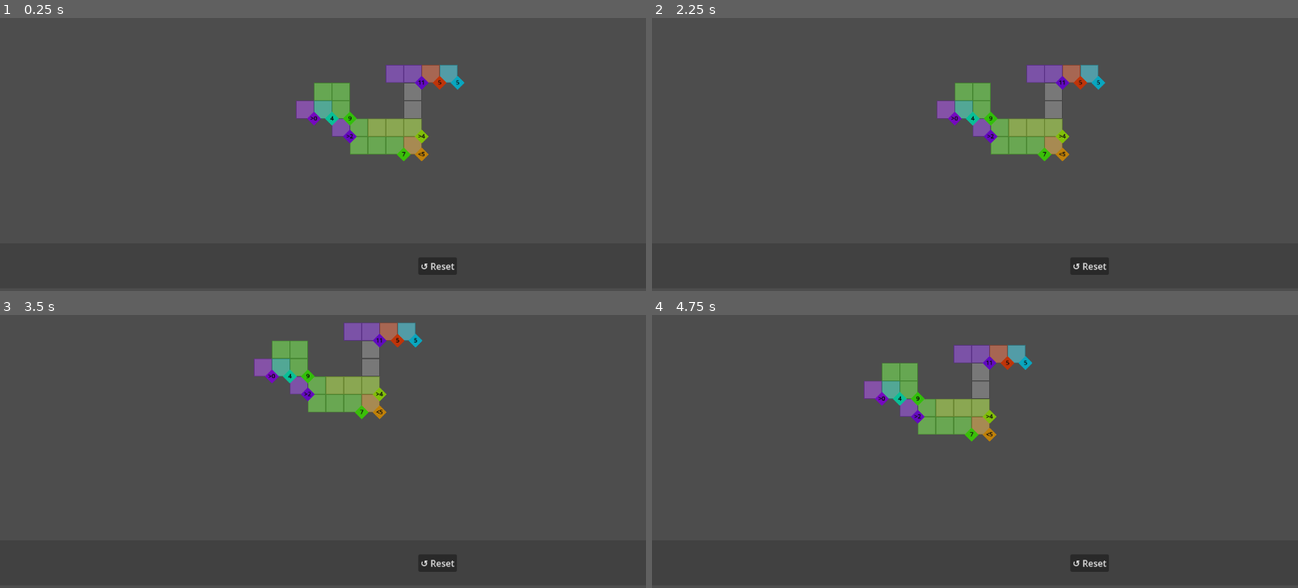
Above: before the commit, frames 1-4 (two rows, left to right).
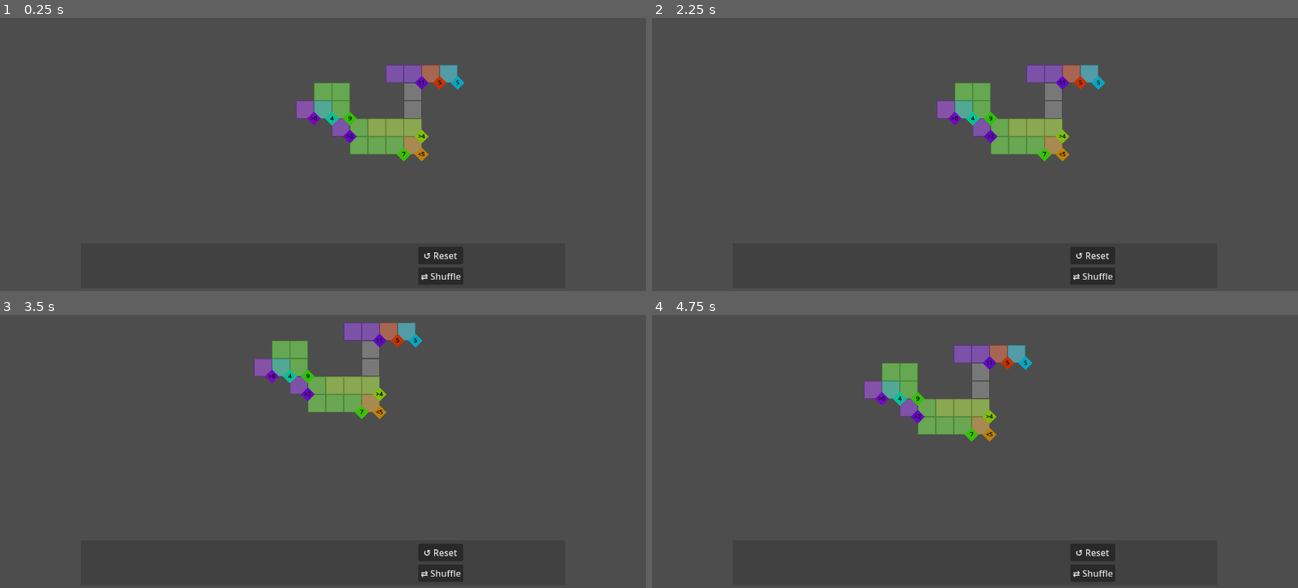
Above: after the commit, the same moments.

Repository: Javen-W/Ritz
Game: Godot game, scene res://game.tscn
Two runs of this game, one before a commit and one after it. Both use one fixed random seed, a clock stepped at 60 frames per second and the inputs below.
Inputs (mouse positions are in pixels of both pictures, inside the frame that each line leads up to):
- Up to frame 1 (0.25 s): no input
- Up to frame 2 (2.25 s): click "↺ Reset" at 0.5 s; click (1091, 277) at 1.25 s, where only the run after the commit has a clickable "⇄ Shuffle"; move the mouse to (891, 266) at 2.02 s; hold Right (ui_right) from 2.03 s (still down); click (891, 266) at 2.17 s
- Up to frame 3 (3.5 s): move the mouse to (277, 563) at 2.77 s; release Right (ui_right) at 2.78 s; hold Down (ui_down) from 2.78 s (still down); click (277, 563) at 2.92 s
- Up to frame 4 (4.75 s): move the mouse to (975, 563) at 3.52 s; release Down (ui_down) at 3.53 s; hold Right (ui_right) 3.53-4.28 s; click (975, 563) at 3.67 s; move the mouse to (1020, 563) at 4.27 s; hold Up (ui_up) from 4.28 s (still down); click (1020, 563) at 4.42 s

The runs differ from the first frame. In frame 1, 0.2% of the frame differs, in the area x 65-72%, y 85-96%; in frame 2, 0.2%; in frame 3, 0.2%; in frame 4, 0.2%.

Commit message:
feat: panel width 75%, shuffle button, initial shuffle, improved logs
Panel (domino_panel.gd):
- Background width = 75% of viewport in world space; recomputed in
  _process only when changed (is_equal_approx guard)
- Add Shuffle button below Reset in a VBoxContainer; shuffle_stack()
  Fisher-Yates randomises domino_stack, resets current_index, sets
  rotation=-PI/2 on all panel dominos, then relayouts
- Defer initial shuffle: first domino_generated sets a flag and calls
  _do_initial_shuffle via call_deferred, running once after all dominos
  are added in the generation frame
- Informative prints: stack size on add/remove, shuffle count, reset count

Domino (domino.gd):
- _on_domino_picked: log [dots1|dots2] and whether unassigned from board
  or picked from panel
- _on_domino_released / _return_to_panel: cleaner placement and return logs

Tile (tile.gd):
- Remove noisy per-tile place_dots print

Game (game.gd):
- Print generation summary (tiles, dominos, constraints, seed)
- _on_domino_assigned: show x/N placed progress
- Win check: only print if all placed or actually won

Co-authored-by: Copilot <223556219+Copilot@users.noreply.github.com>

Diff:
--- a/domino.gd
+++ b/domino.gd
@@ -126,9 +126,12 @@
 	if is_placed:
 		is_placed = false
 		is_from_panel = true
+		print("Domino: Unassigned from board [%d|%d]" % [dots1_value, dots2_value])
 		var panel := get_tree().root.get_node_or_null("Game/DominoPanel") as DominoPanel
 		if panel:
 			panel.add_domino_to_stack(self)
+	else:
+		print("Domino: Picked from panel [%d|%d]" % [dots1_value, dots2_value])
 
 	if self.tile1 != null:
 		self.tile1.remove_dots()
@@ -216,10 +219,11 @@
 
 	# Signal global bus.
 	GameSignalbus.emit_domino_assigned(self)
-
-	# Debug.
-	if self.tile1 and self.tile2:
-		print("Domino placement successful: ", self.tile1.global_position.snappedf(64.0) / 64.0, " ", self.tile2.global_position.snappedf(64.0) / 64.0)
+	print("Domino: Placed [%d|%d] at tiles %s / %s" % [
+		dots1_value, dots2_value,
+		str(self.tile1.global_position / 64.0) if self.tile1 else "?",
+		str(self.tile2.global_position / 64.0) if self.tile2 else "?"
+	])
 
 func _return_to_panel() -> void:
 	if not is_from_panel:
@@ -229,8 +233,9 @@
 	entered_tile2s.clear()
 	is_placed = false
 
-	# Dominoes are already in the game tree, just restore position
+	# Restore to saved panel-local slot position
 	self.position = panel_origin_position
+	print("Domino: Returned to panel [%d|%d]" % [dots1_value, dots2_value])
 	GameSignalbus.emit_domino_unassigned(self)
 
 func _on_domino_selected(domino: Domino) -> void:
--- a/domino_panel.gd
+++ b/domino_panel.gd
@@ -10,47 +10,72 @@
 const PANEL_OFFSET_Y: float = -90.0  # World-space Y offset above camera bottom edge
 const PANEL_HEIGHT: float = 160.0
 
-var _reset_button: Button
+var _bg: Polygon2D
+var _last_bg_width: float = 0.0
+var _button_container: VBoxContainer
+var _shuffle_pending := false
 
 func _ready() -> void:
-	# Background bar spans the full visible width of the viewport
-	var bg := Polygon2D.new()
-	var w := 3000.0
-	bg.polygon = PackedVector2Array([
-		Vector2(-w / 2.0, -PANEL_HEIGHT / 2.0), Vector2(w / 2.0, -PANEL_HEIGHT / 2.0),
-		Vector2(w / 2.0, PANEL_HEIGHT / 2.0), Vector2(-w / 2.0, PANEL_HEIGHT / 2.0)
-	])
-	bg.color = Color(0.25, 0.25, 0.25, 0.85)
-	bg.z_index = -1
-	add_child(bg)
+	_bg = Polygon2D.new()
+	_bg.color = Color(0.25, 0.25, 0.25, 0.85)
+	_bg.z_index = -1
+	add_child(_bg)
 
-	# Reset button lives in a CanvasLayer so it stays in screen space
+	# Buttons live in a CanvasLayer so they stay in screen space
 	var canvas := CanvasLayer.new()
 	canvas.layer = 10
 	add_child(canvas)
-	_reset_button = Button.new()
-	_reset_button.text = "↺ Reset"
-	canvas.add_child(_reset_button)
-	_reset_button.pressed.connect(_on_reset_button_pressed)
+	_button_container = VBoxContainer.new()
+	_button_container.add_theme_constant_override("separation", 6)
+	canvas.add_child(_button_container)
+
+	var reset_btn := Button.new()
+	reset_btn.text = "↺ Reset"
+	_button_container.add_child(reset_btn)
+	reset_btn.pressed.connect(_on_reset_button_pressed)
+
+	var shuffle_btn := Button.new()
+	shuffle_btn.text = "⇄ Shuffle"
+	_button_container.add_child(shuffle_btn)
+	shuffle_btn.pressed.connect(shuffle_stack)
 
 	GameSignalbus.domino_generated.connect(_on_domino_generated)
 	GameSignalbus.domino_unassigned.connect(_on_domino_unassigned)
 
 func _process(_delta: float) -> void:
-	# Keep panel anchored to the bottom of the camera view in world space
 	var camera: Camera2D = game.camera2d
 	var viewport_size := get_viewport().get_visible_rect().size
+
+	# Keep panel anchored to the bottom of the camera view in world space
 	self.position = camera.global_position + Vector2(0.0, viewport_size.y / (2.0 * camera.zoom.y) + PANEL_OFFSET_Y)
 
-	# Position the reset button to the right of the domino row in screen space
+	# Update background to 75% of viewport width in world space (only when changed)
+	var w := viewport_size.x / camera.zoom.x * 0.75
+	if not is_equal_approx(w, _last_bg_width):
+		_last_bg_width = w
+		_bg.polygon = PackedVector2Array([
+			Vector2(-w / 2.0, -PANEL_HEIGHT / 2.0), Vector2(w / 2.0, -PANEL_HEIGHT / 2.0),
+			Vector2(w / 2.0, PANEL_HEIGHT / 2.0), Vector2(-w / 2.0, PANEL_HEIGHT / 2.0)
+		])
+
+	# Position buttons to the right of the domino row in screen space
 	var panel_screen_y := viewport_size.y + PANEL_OFFSET_Y * camera.zoom.y
-	_reset_button.position = Vector2(
+	_button_container.position = Vector2(
 		viewport_size.x / 2.0 + (VISIBLE_COUNT - 1) / 2.0 * DOMINO_SPACING * camera.zoom.x + 20.0,
-		panel_screen_y - _reset_button.size.y / 2.0
+		panel_screen_y - _button_container.size.y / 2.0
 	)
 
 func _on_domino_generated(domino: Domino) -> void:
 	add_domino_to_stack(domino)
+	# Defer initial shuffle so it runs once after all dominos are added this frame
+	if not _shuffle_pending:
+		_shuffle_pending = true
+		call_deferred("_do_initial_shuffle")
+
+func _do_initial_shuffle() -> void:
+	_shuffle_pending = false
+	shuffle_stack()
+	print("DominoPanel: Initial shuffle complete — %d dominos in stack" % domino_stack.size())
 
 func _on_domino_unassigned(domino: Domino) -> void:
 	add_domino_to_stack(domino)
@@ -62,10 +87,28 @@
 		add_child(domino)
 		domino_stack.append(domino)
 		domino.is_from_panel = true
+		print("DominoPanel: Added domino — stack size now %d" % domino_stack.size())
 
 	_layout_dominos()
 	# Compute the expected slot position directly so picked dominos get the right origin
 	domino.panel_origin_position = _slot_local_position(domino_stack.find(domino))
+
+func shuffle_stack() -> void:
+	if domino_stack.is_empty():
+		return
+	var rng := RandomNumberGenerator.new()
+	rng.randomize()
+	for i in range(domino_stack.size() - 1, 0, -1):
+		var j := rng.randi_range(0, i)
+		var tmp := domino_stack[i]
+		domino_stack[i] = domino_stack[j]
+		domino_stack[j] = tmp
+	current_index = 0
+	# Reset all panel dominos to vertical orientation after shuffle
+	for domino in domino_stack:
+		domino.rotation = -PI / 2.0
+	_layout_dominos()
+	print("DominoPanel: Shuffled stack (%d dominos)" % domino_stack.size())
 
 func shuffle_to_next() -> void:
 	if domino_stack.is_empty():
@@ -93,7 +136,6 @@
 		if domino.is_picked:
 			continue
 
-		# Wrap-safe modulo so negative indices work correctly
 		var slot := ((i - current_index) % n + n) % n
 
 		if slot < VISIBLE_COUNT:
@@ -107,6 +149,7 @@
 func remove_domino_from_stack(domino: Domino) -> void:
 	if domino_stack.has(domino):
 		domino_stack.erase(domino)
+		print("DominoPanel: Removed domino — stack size now %d" % domino_stack.size())
 		_layout_dominos()
 
 func reset_all_dominos() -> void:
@@ -125,6 +168,7 @@
 		domino.is_placed = false
 		domino.is_from_panel = true
 		add_domino_to_stack(domino)
+	print("DominoPanel: Reset %d placed dominos back to panel" % to_reset.size())
 
 func _on_reset_button_pressed() -> void:
 	reset_all_dominos()
--- a/game.gd
+++ b/game.gd
@@ -54,6 +54,9 @@
 	# Generate game.
 	generate_tiles()
 	generate_constraints()
+	print("Game: Generated %d tiles, %d dominos, %d constraints (seed=%d)" % [
+		grid.size(), NUMBER_DOMINOS, constraints.size(), SEED
+	])
 
 func _process(delta: float) -> void:
 	var camera_input = Vector2.ZERO
@@ -102,18 +105,19 @@
 # Handle signals
 # --------------------------------------------------------------
 func _on_domino_assigned(domino: Domino) -> void:
-	print("Game: Domino assigned.")
 	if domino.get_parent():
 		domino.get_parent().remove_child(domino)
 	assigned_dominos.add_child(domino)
+	var placed_count := assigned_dominos.get_child_count()
+	print("Game: Domino assigned (%d/%d placed)" % [placed_count, NUMBER_DOMINOS])
 
 	# Check if all conditions have been met for a game win.
-	var all_conditions_met = validate_win_conditions()
-	print("Game: All conditions met? ", all_conditions_met)
+	var all_conditions_met := validate_win_conditions()
 	if all_conditions_met:
-		# Game won!
-		print("Game: Win!")
+		print("Game: 🎉 All constraints satisfied — you win!")
 		GameSignalbus.emit_game_won()
+	elif placed_count == NUMBER_DOMINOS:
+		print("Game: All dominos placed but constraints not yet satisfied")
 
 func _on_domino_unassigned(domino: Domino) -> void:
 	pass
--- a/tile.gd
+++ b/tile.gd
@@ -11,7 +11,6 @@
 		return false
 	self.dots_value = v
 	dots_placed.emit()
-	print("Tile place_dots(): ", self.dots_value, " ", self.name)
 	return true
 
 func remove_dots() -> void:
